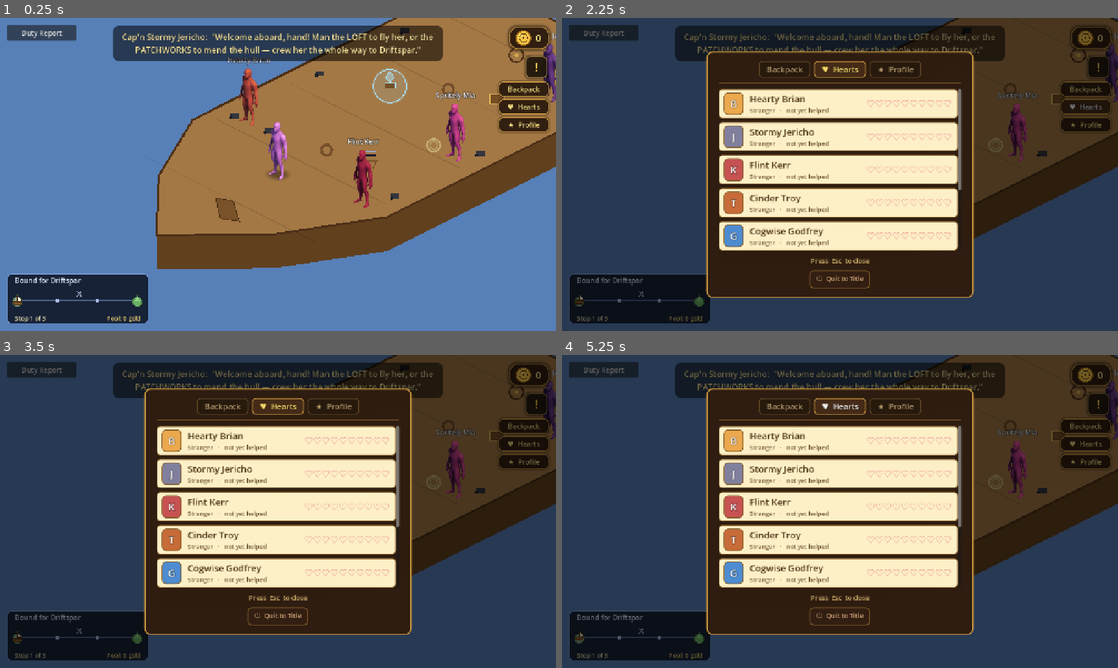
Above: before the commit, frames 1-4 (two rows, left to right).
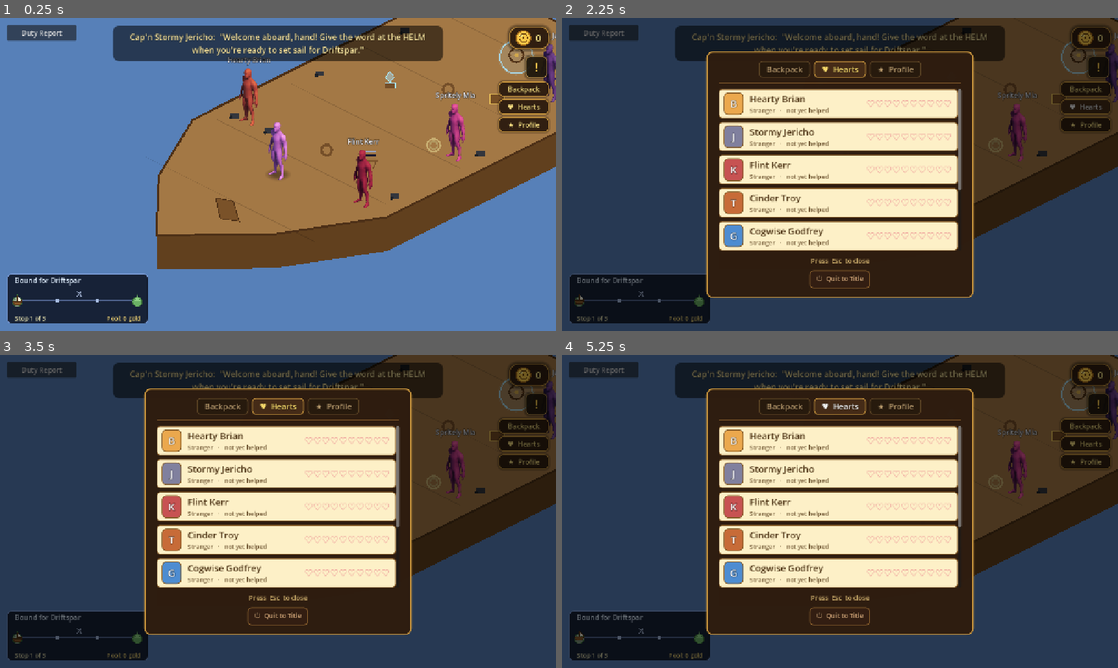
Above: after the commit, the same moments.

Repository: TairoyZone/shivaliva-shanty
Game: Godot game, scene res://levels/ship_deck/ship_deck.tscn
Same seed, same stepped clock (60 frames per second), same inputs: the game is played once before the commit and once after it. This scene is started directly instead of the project's main scene.
Inputs:
- Up to frame 1 (0.25 s): no input
- Up to frame 2 (2.25 s): click "!" at 0.5 s; click "X" at 1.25 s; click "♥ Hearts" at 2 s
- Up to frame 3 (3.5 s): click "★ Profile" at 2.75 s
- Up to frame 4 (5.25 s): click "♥ Hearts" at 3.5 s; click "★ Profile" at 4.25 s; click "♥ Hearts" at 5 s

The runs differ from the first frame. In frame 1, 1.6% of the frame differs, in the area x 22-96%, y 4-28%; in frame 2, 0.9%; in frame 3, 0.9%; in frame 4, 0.9%.

Commit message:
feat(voyage): captain sets sail - the deck drives the crossing, stations crewed freely while sailing
Reworked the voyage flow per Troy's design (and fixed the "leaving a station snaps the ship back to the island" bug, which was my own bail-rewind from earlier):

- SET SAIL AT THE HELM: at a node (phase 0) the captain waits for your word - walk to the helm and "Set sail!" casts off (phase 1). Manning a station no longer starts the sail.
- THE DECK DRIVES THE CROSSING (set-sail-once): she sails the whole route on her own; each leg's duty report dismisses straight into the next leg (no re-prompt) until arrival.
- STATIONS ARE OVERLAYS: the Loft / Patchworks are mountable ANY time while underway (not only at a node). The helm glows at a node (set sail / rejoin), the Loft glows while sailing.
- LEAVING A STATION drops you back onto the STILL-SAILING deck - no stop, no rewind. Re-man, switch stations, or just watch her make way. (Reverts the previous bail -> phase-0 + chart-rewind.)

The station-continuous model still holds (stay in the Loft and it crews the whole route in place); the deck simply takes over whenever you're on it. Boardings + the live-melee step-away/rejoin are unaffected (the has_active() lock is checked before the phase logic). Verified: editor scan clean; main/deck/loft/patchworks/boarding all load clean.

Co-Authored-By: Claude Opus 4.8 <noreply@anthropic.com>

Diff:
--- a/components/voyage_station_scene/voyage_station_scene.gd
+++ b/components/voyage_station_scene/voyage_station_scene.gd
@@ -180,11 +180,10 @@
 	get_tree().change_scene_to_file(dest)
 
 
-# The Leave button → step off the station back to the deck AT THIS LEG'S NODE (pillage_phase 0), so you
-# can man a station again (the same one or the other) — NOT strand the player watching the deck auto-sail
-# the leg without them. Rewind the chart to the node + drop the board snapshot so the re-manned leg starts
-# clean (board + chart both fresh). Standalone (non-voyage) → the base PuzzleScene. Subclasses that
-# override this MUST call super() to keep the bail.
+# The Leave button → step off the station back onto the STILL-SAILING deck (the deck drives the crossing
+# now), so you can man a station again, re-take the helm, or just watch her make way — WITHOUT stopping or
+# rewinding her. The phase stays 1 (underway); only this station session ends, so drop its board snapshot.
+# Standalone (non-voyage) → the base PuzzleScene. Subclasses that override this MUST call super().
 func _return_to_launching_scene() -> void:
 
 	if PlayerState.voyage_active:
@@ -195,10 +194,6 @@
 		PlayerState.last_loft_lift = int(perf["lift"])
 		PlayerState.last_loft_swaps = int(perf["swaps"])
 		PlayerState.voyage_station_state = {}
-		PlayerState.pillage_phase = 0   # back AT the node — the deck offers the Loft/Patchworks again
-		# Rewind the shared chart position to this leg's start node, so the deck shows her parked there and
-		# the re-manned leg sails fresh from the node (no half-leg ghost progress / no node-clamp snap).
-		PlayerState.voyage_ship_t = float(PlayerState.pillage_log.size()) / float(maxi(1, PlayerState.pillage_legs_total))
 		get_tree().change_scene_to_file(SHIP_DECK_SCENE)
 		return
 	super._return_to_launching_scene()
--- a/levels/ship_deck/ship_deck.gd
+++ b/levels/ship_deck/ship_deck.gd
@@ -155,16 +155,18 @@
 		return
 	match PlayerState.pillage_phase:
 		1:
-			_say("Underway toward %s — hold fast, hand." % _destination())
+			_say("Underway toward %s — man the LOFT or the PATCHWORKS to crew her, or watch her make way." % _destination())
 			_begin_sail()
 		2:
-			_say("Back to the crossing — making way toward %s." % _destination())
+			_say("Back to the crossing toward %s — man a station, or watch her make way." % _destination())
 			_begin_sail()
 		_:
+			# Holding at the node: the captain waits for your WORD to set sail (you set sail first, THEN
+			# crew her on the way — manning a station no longer casts off).
 			if PlayerState.pillage_leg <= 0:
-				_say("Welcome aboard, hand! Man the LOFT to fly her, or the PATCHWORKS to mend the hull — crew her the whole way to %s." % _destination())
+				_say("Welcome aboard, hand! Give the word at the HELM when you're ready to set sail for %s." % _destination())
 			else:
-				_say("Back at the deck — man the LOFT or the PATCHWORKS to crew the rest of the run to %s." % _destination())
+				_say("Holding at the waypoint — give the word at the HELM to set sail on toward %s." % _destination())
 			_refresh_chart(false)
 
 
@@ -205,9 +207,24 @@
 		_resolve_boarding()
 	else:
 		_resolve_calm()
-	_refresh_chart(false)   # update done/haul + hold at the node
+	_refresh_chart(false)   # update done/haul
+	# Post the leg's report; on dismiss she SAILS ON to the next leg (set-sail-once — the deck keeps
+	# crewing the whole route without another captain prompt), or holds at the isle on arrival.
 	if not PlayerState.last_duty_report.is_empty():
-		_show_duty_report()
+		var panel : DutyReportPanel = DutyReportPanel.create(PlayerState.last_duty_report)
+		panel.closed.connect(_on_leg_report_closed)
+		add_child(panel)
+	else:
+		_on_leg_report_closed()
+
+
+# A leg's duty report was dismissed → carry on the crossing (no re-set-sail), or hold at the destination.
+func _on_leg_report_closed() -> void:
+
+	if not _arrived():
+		PlayerState.pillage_phase = 1
+	_setup_phase()   # arrived → "take the plank"; else → "underway" + sail on
+	queue_redraw()
 
 
 # The "Sail ho!" cry + a held beat, then swap to the Skirmish (so the boarding never teleports).
@@ -296,6 +313,8 @@
 		return
 	get_viewport().set_input_as_handled()
 	match _active:
+		"set_sail":
+			_set_sail()
 		"loft":
 			_man_loft()
 		"patchworks":
@@ -330,15 +349,19 @@
 		return [["rejoin", _iso(HELM_G.x, HELM_G.y)], plank]
 	match PlayerState.pillage_phase:
 		1, 2:
-			return [plank]   # crossing — watch her make way (the boarding fires itself at the swords)
-		_:
+			# Underway — man a station ANY time (or just watch her make way); the plank's always there.
 			return [["loft", _iso(LOFT_G.x, LOFT_G.y)],
 				["patchworks", _iso(PATCHWORKS_G.x, PATCHWORKS_G.y)], plank]
+		_:
+			# Holding at the node — give the word at the helm to set sail (no station until she's underway).
+			return [["set_sail", _iso(HELM_G.x, HELM_G.y)], plank]
 
 
 func _action_label(id: String) -> String:
 
 	match id:
+		"set_sail":
+			return "Set sail!"
 		"loft":
 			return "Man the Loft"
 		"patchworks":
@@ -348,6 +371,16 @@
 		"plank":
 			return "Disembark"
 	return ""
+
+
+# Give the captain the word at the helm — she casts off and sails the route on her OWN from here (the
+# DECK drives the crossing). You man stations as she goes; you don't re-set-sail at each node, she
+# carries on (set-sail-once). The boardings + duty reports fire as she sails.
+func _set_sail() -> void:
+
+	PlayerState.pillage_phase = 1
+	_setup_phase()   # → "underway" + _begin_sail
+	queue_redraw()   # the glow shifts from the helm to the Loft
 
 
 func _man_loft() -> void:
@@ -565,14 +598,15 @@
 		_draw_cannon(_iso(0.7, gy))
 		_draw_cannon(_iso(float(GW) - 0.7, gy))
 	_draw_chest(_iso(5.4, 5.4))
-	# Glow the ONE station this phase needs (its job is read by the glow, not a tag). While
-	# crossing there's nothing to man — you just watch her make way — so no glow.
-	if not _crossing:
-		_draw_glow(_active_world_pos())
-		# A second halo on the Patchworks when the hull's holed — "mend her here, hand". Suppressed mid-
-		# boarding (the only glow then is the helm, to rejoin).
-		if not _arrived() and not BoardingMelee.has_active() and PlayerState.ship_open_holes() > 0:
-			_draw_glow(_iso(PATCHWORKS_G.x, PATCHWORKS_G.y))
+	# Glow the action this phase needs (read by the glow, not a tag): the helm at a node (set sail /
+	# rejoin), the Loft while underway, the plank on arrival. Shown even while she sails now — you can man
+	# a station any time.
+	_draw_glow(_active_world_pos())
+	# A second halo on the Patchworks when the hull's holed (man it to mend) — but not at the set-sail node
+	# or mid-boarding (where the only glow is the helm).
+	if not _arrived() and not BoardingMelee.has_active() and PlayerState.pillage_phase != 0 \
+			and PlayerState.ship_open_holes() > 0:
+		_draw_glow(_iso(PATCHWORKS_G.x, PATCHWORKS_G.y))
 	# Clean station props (no labels): playable Loft + helm + the flavour props + plank.
 	_draw_prop(_iso(LOFT_G.x, LOFT_G.y), "loft")
 	_draw_prop(_iso(PATCHWORKS_G.x, PATCHWORKS_G.y), "patchworks")
@@ -591,7 +625,9 @@
 		return _iso(PLANK_G.x, PLANK_G.y)
 	if BoardingMelee.has_active():
 		return _iso(HELM_G.x, HELM_G.y)   # rejoin the boarding from the helm
-	return _iso(LOFT_G.x, LOFT_G.y)
+	if PlayerState.pillage_phase == 0:
+		return _iso(HELM_G.x, HELM_G.y)   # holding at the node — set sail at the helm
+	return _iso(LOFT_G.x, LOFT_G.y)       # underway — man the Loft
 
 
 # A soft accent halo marking the active station (no text needed).
